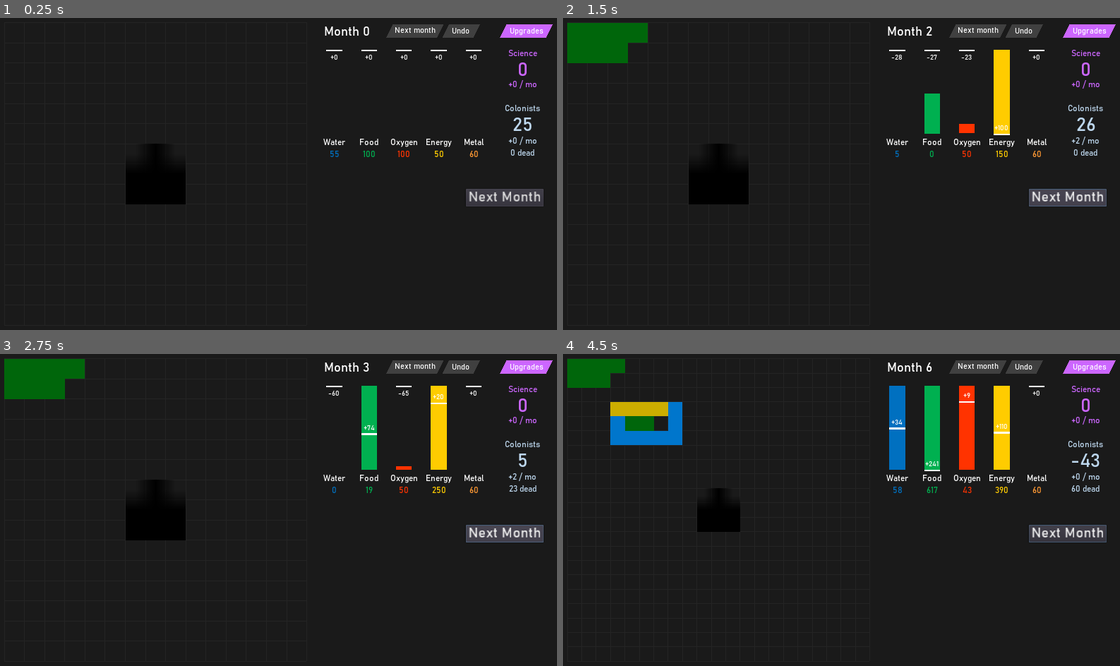
Above: before the commit, frames 1-4 (two rows, left to right).
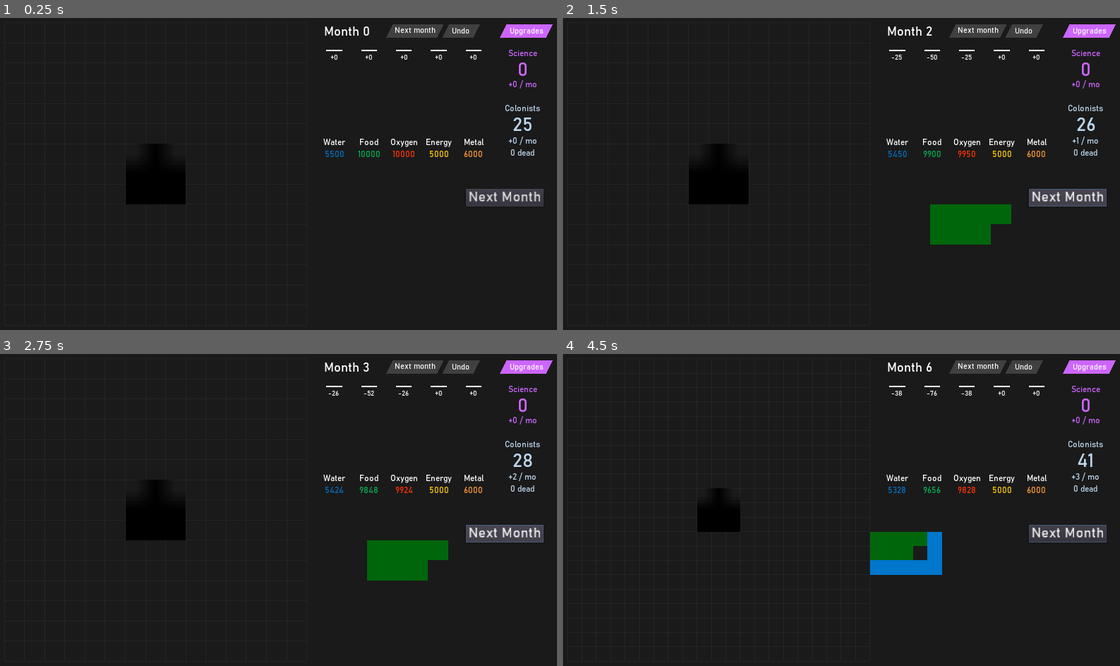
Above: after the commit, the same moments.

Repository: sirknightj/CEV-1
Game: Godot game, scene res://scenes/MainGameScene.tscn
Two runs of this game, one before a commit and one after it. Both use one fixed random seed, a clock stepped at 60 frames per second and the inputs below.
Inputs (mouse positions are in pixels of both pictures, inside the frame that each line leads up to):
- Up to frame 1 (0.25 s): no input
- Up to frame 2 (1.5 s): click "Next Month" at 0.5 s; click "Next Month" at 1.25 s
- Up to frame 3 (2.75 s): click "Next Month" at 2 s
- Up to frame 4 (4.5 s): tap Enter at 2.75, 4.25 s; drag from (718, 491) to (579, 369) at 2.77 s; tap Space at 3.5 s; drag from (696, 510) to (579, 369) at 3.52 s; move the mouse to (718, 510) at 4.27 s; press the mouse at (718, 510) at 4.28 s

The runs differ from the first frame. In frame 1, 0.1% of the frame differs, in the area x 58-87%, y 42-45%; in frame 2, 4.8%; in frame 3, 5.2%; in frame 4, 7.7%, in the area x 0-97%, y 1-71%.

Commit message:
Add building purchasing

Diff:
--- a/source/scripts/Building.gd
+++ b/source/scripts/Building.gd
@@ -1,5 +1,7 @@
 extends Node2D
 class_name Building
+
+signal building_changed
 
 const HOVER_MODULATE : Color = Color.white
 const DRAGGING_MODULATE : Color = Color.white
@@ -41,9 +43,14 @@
 var _ghost : Node2D
 
 enum MouseState {
+	# The building is free to be selected
 	NONE,
+	# The mouse is hovering over the building
 	HOVER,
+	# The building is being dragged by the mouse
 	DRAGGING,
+	# Some other building is being dragged by the mouse, we shouldn't react to
+	# it
 	HOLDING
 }
 
@@ -65,8 +72,12 @@
 var _global_pos_next : Vector2
 var _global_rot_next : float
 
-export(bool) var enabled = true
+var _original_pos : Vector2
+var _original_rot : float
+
+export(bool) var enabled = false
 export(bool) var locked = false
+export(bool) var purchased = false
 export(Array) var shape
 export(Dictionary) var building_effects
 export(Dictionary) var building_cost
@@ -199,23 +210,37 @@
 
 func get_effect(resource_type : int) -> float:
 	assert(GameData.is_resource_type(resource_type))
-	if (!enabled):
+	if not enabled:
 		return 0.0
 	return building_effects[resource_type]
 
 func get_adjacent_buildings() -> Array:
 	var buildings : Dictionary = {}
 	for grid_square in get_children():
-		if (!(grid_square is GridSquare)):
+		if not (grid_square is GridSquare):
 			continue
 		var adjacents : Array = grid_square.get_adjacent_buildings()
 		for adjacent in adjacents:
 			buildings[adjacent] = true
 	return buildings.keys()
 
+"""
+	Buy the Building with our stored cost if needed (the building has not been
+	purchased yet) and possible (there are enough resources to buy it).
+"""
+func purchase_building():
+	if not purchased and GameStats.resources.try_consume(building_cost):
+		purchased = true
+		# Automatically enable on purchase
+		enabled = true
+
 func _update_shadow():
 	_shadow.global_position = snapped(_ghost.global_position)
 	_shadow.rotation = rotation
+	if (_mouse_state == MouseState.DRAGGING):
+		_shadow.visible = true
+	else:
+		_shadow.visible = false
 
 func _update_ghost() -> void:
 	_ghost.global_position = snapped(global_position)
@@ -232,19 +257,14 @@
 	if (locked):
 		return
 
-	if (_mouse_state == MouseState.HOVER):
+	if _mouse_state == MouseState.HOVER:
 		set_modulate(HOVER_MODULATE)
-	elif (_mouse_state == MouseState.DRAGGING):
+	elif _mouse_state == MouseState.DRAGGING:
 		set_modulate(DRAGGING_MODULATE)
 		set_z_index(DRAGGING_Z_INDEX)
 	else:
 		set_modulate(REGULAR_MODULATE)
 		set_z_index(REGULAR_Z_INDEX)
-
-	if (_mouse_state == MouseState.DRAGGING):
-		_shadow.visible = true
-	else:
-		_shadow.visible = false
 
 func _physics_process(_delta):
 	if not is_overlapping() and _is_in_grid_range():
@@ -253,35 +273,58 @@
 	rotation = _global_rot_next
 	_update_ghost()
 
+func _on_building_place():
+	purchase_building()
+	if purchased:
+		_mouse_state = MouseState.HOVER
+		_global_pos_next = _shadow.global_position
+		_global_rot_next = _shadow.rotation
+		emit_signal("building_changed")
+	else:
+		_mouse_state = MouseState.NONE
+		_global_pos_next = _original_pos
+		_global_rot_next = _original_rot
+		_ghost.global_position = _original_pos
+		_ghost.rotation = _original_rot
+		_shadow.global_position = _original_pos
+		_shadow.rotation = _original_rot
+
+func _on_building_grab():
+	_last_mouse_pos = get_global_mouse_position()
+	_original_pos = global_position
+	_original_rot = rotation
+
+func _on_building_rotate():
+	rotate_around(get_global_mouse_position(), PI/2)
+
+func _on_mouse_move():
+	_global_pos_next += (get_global_mouse_position() - _last_mouse_pos)
+	_last_mouse_pos = get_global_mouse_position()
+
 func _unhandled_input(event : InputEvent):
-	if (locked):
+	if locked:
 		return
 
-	if (event.is_action_pressed("building_grab")):
+	if event.is_action_pressed("building_grab"):
 		if (_mouse_state == MouseState.HOVER):
-			print("Grab ", get_name())
-			print("Adjacents: ", get_adjacent_buildings())
-			_last_mouse_pos = get_global_mouse_position()
+			_on_building_grab()
 			_mouse_state = MouseState.DRAGGING
 		else:
 			_mouse_state = MouseState.HOLDING
 
-	if (event.is_action_released("building_grab")):
+	if event.is_action_released("building_grab"):
 		if (_mouse_state == MouseState.DRAGGING):
-			_mouse_state = MouseState.HOVER
-			_global_pos_next = _shadow.global_position
-			_global_rot_next = _shadow.rotation
+			_on_building_place()
 		else:
 			_mouse_state = MouseState.NONE
 
 	if (event.is_action_pressed("building_rotate")
-			&& _mouse_state == MouseState.DRAGGING):
-		rotate_around(get_global_mouse_position(), PI/2)
+			and _mouse_state == MouseState.DRAGGING):
+		_on_building_rotate()
 
 	if (event is InputEventMouseMotion
-			&& _mouse_state == MouseState.DRAGGING):
-		_global_pos_next += (get_global_mouse_position() - _last_mouse_pos)
-		_last_mouse_pos = get_global_mouse_position()
+			and _mouse_state == MouseState.DRAGGING):
+		_on_mouse_move()
 
 func _on_MainSquare_mouse_entered():
 	_mouse_enters += 1
--- a/source/scripts/GameObjs.gd
+++ b/source/scripts/GameObjs.gd
@@ -58,6 +58,19 @@
 		assert(amount > 0 and GameData.is_resource_type(type))
 		resources[type].reserves -= amount
 
+	# Consumes the given GameData.ResourceType -> float dictionary if there are
+	# enough resources in reserves. Returns true if there are and we have
+	# consumed the appropriate resources, returns false if there are not enough
+	# so we do not consume any resources
+	func try_consume(consume_resources : Dictionary) -> bool:
+		for type in consume_resources.keys():
+			assert(GameData.is_resource_type(type))
+			if resources[type].reserves < consume_resources[type]:
+				return false
+		for type in consume_resources.keys():
+			resources[type].reserves -= consume_resources[type]
+		return true
+
 	func get_reserve(type : int) -> float:
 		assert(GameData.is_resource_type(type))
 		return resources[type].reserves
--- a/source/scripts/GameStats.gd
+++ b/source/scripts/GameStats.gd
@@ -11,12 +11,22 @@
 var turn : int # The current month
 var dead : int # The number of dead colonists
 
-var _initial_reserves = {
+"""var _initial_reserves = {
 	GameData.ResourceType.FOOD: 100.0,
 	GameData.ResourceType.OXYGEN: 100.0,
 	GameData.ResourceType.WATER: 55.0,
 	GameData.ResourceType.METAL: 60.0,
 	GameData.ResourceType.ELECTRICITY: 50.0,
+	GameData.ResourceType.SCIENCE: 0.0,
+	GameData.ResourceType.PEOPLE: 25.0
+}"""
+
+var _initial_reserves = {
+	GameData.ResourceType.FOOD: 10000.0,
+	GameData.ResourceType.OXYGEN: 10000.0,
+	GameData.ResourceType.WATER: 5500.0,
+	GameData.ResourceType.METAL: 6000.0,
+	GameData.ResourceType.ELECTRICITY: 5000.0,
 	GameData.ResourceType.SCIENCE: 0.0,
 	GameData.ResourceType.PEOPLE: 25.0
 }
--- a/source/scripts/MainGameScene.gd
+++ b/source/scripts/MainGameScene.gd
@@ -79,12 +79,12 @@
 			dict[resource][building.building_id] += building.get_effect(resource)
 	return dict
 
-func _on_Building_ready():
+func _on_Building_updated():
 	update_resources()
 	sidebar.update_displays()
 	update_stats()
 
 func _on_SceneTree_node_added(_node):
-	if (!(_node is Building)):
+	if not (_node is Building):
 		return
-	_node.connect("ready", self, "_on_Building_ready")
+	_node.connect("building_changed", self, "_on_Building_updated")
--- a/source/scripts/Sidebar.gd
+++ b/source/scripts/Sidebar.gd
@@ -21,7 +21,7 @@
 func _on_NextTurnButton_pressed() -> void:
 	game.on_next_turn()
 	update_turn_display()
-	game.place_building(-GameStats.grid_size / 2 * GameData.SQUARE_SIZE, -GameStats.grid_size / 2 * GameData.SQUARE_SIZE)
+	game.place_building(350, 50)
 	if GameStats.turn % 5 == 0:
 		grid.set_grid_size(GameStats.grid_size + 6)
 
